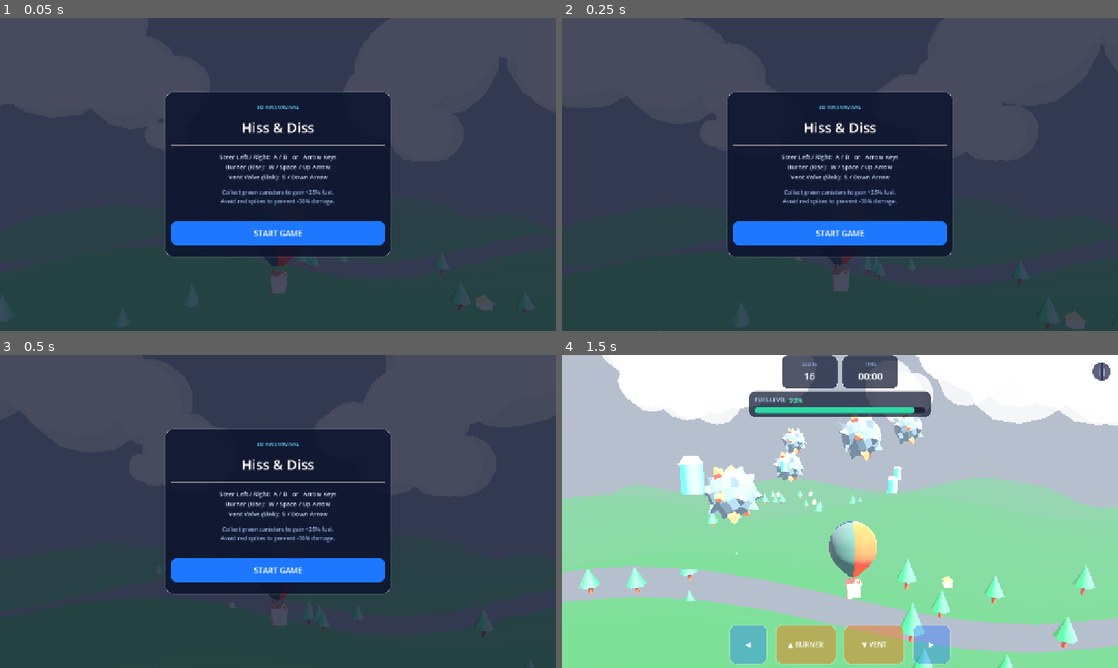
Above: before the commit, frames 1-4 (two rows, left to right).
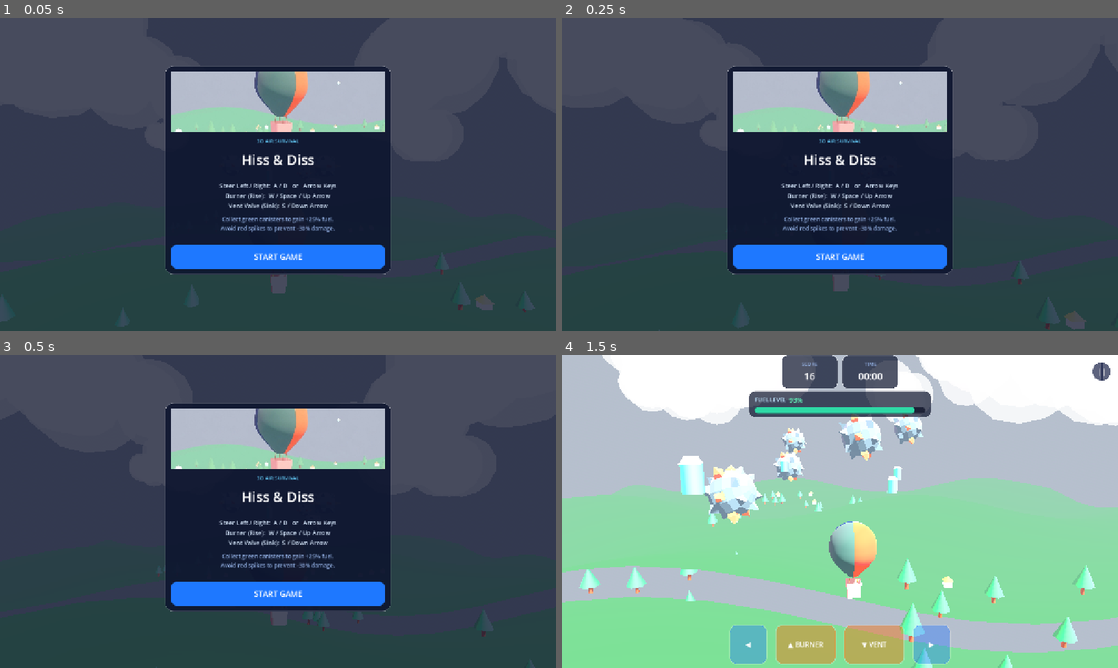
Above: after the commit, the same moments.

Repository: Tetsuuya/Blow-Hard
Game: Godot game, scene res://scenes/Main.tscn
The game is run twice, just before and just after one commit, with the same random seed, the same clock (stepped at 60 frames per second) and the same inputs. Sound files missing from this copy of the repository are replaced by a short silence.
Inputs:
- Up to frame 1 (0.05 s): no input
- Up to frame 2 (0.25 s): no input
- Up to frame 3 (0.5 s): no input
- Up to frame 4 (1.5 s): click "START GAME" at 0.5 s; tap Enter at 1.25 s; hold D from 1.28 s (still down)

The runs differ from the first frame. In frame 1, 17% of the frame differs, in the area x 29-71%, y 15-82%; in frame 2, 17%; in frame 3, 17%; in frame 4, nothing differs.

Commit message:
Display thumbnail banner on in-game Main Menu

Diff:
--- a/scripts/GameManager.gd
+++ b/scripts/GameManager.gd
@@ -801,13 +801,24 @@
 	card.set_anchor(SIDE_LEFT, 0.5);  card.set_anchor(SIDE_RIGHT, 0.5)
 	card.set_anchor(SIDE_TOP, 0.5);   card.set_anchor(SIDE_BOTTOM, 0.5)
 	card.offset_left = -260; card.offset_right  = 260
-	card.offset_top  = -190; card.offset_bottom = 190
+	card.offset_top  = -250; card.offset_bottom = 230
 	menu_screen.add_child(card)
 
 	var vb := VBoxContainer.new()
-	vb.add_theme_constant_override("separation", 16)
+	vb.add_theme_constant_override("separation", 12)
 	vb.alignment = BoxContainer.ALIGNMENT_CENTER
 	card.add_child(vb)
+
+	# Cover Banner Image (thumbnail.jpg)
+	if ResourceLoader.exists("res://thumbnail.jpg"):
+		var tex := load("res://thumbnail.jpg") as Texture2D
+		if tex:
+			var tr := TextureRect.new()
+			tr.texture = tex
+			tr.expand_mode = TextureRect.EXPAND_IGNORE_SIZE
+			tr.stretch_mode = TextureRect.STRETCH_KEEP_ASPECT_COVERED
+			tr.custom_minimum_size = Vector2(460, 140)
+			vb.add_child(tr)
 
 	# Sub-header badge
 	var badge := Label.new(); badge.text = "3D AIR SURVIVAL"
